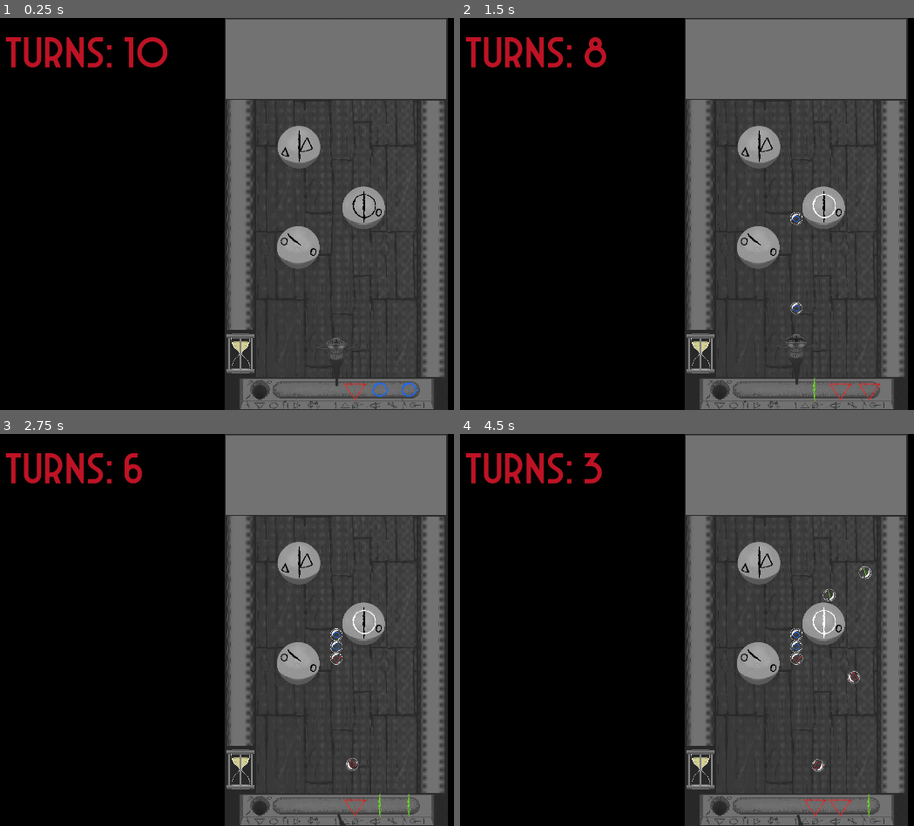
Above: before the commit, frames 1-4 (two rows, left to right).
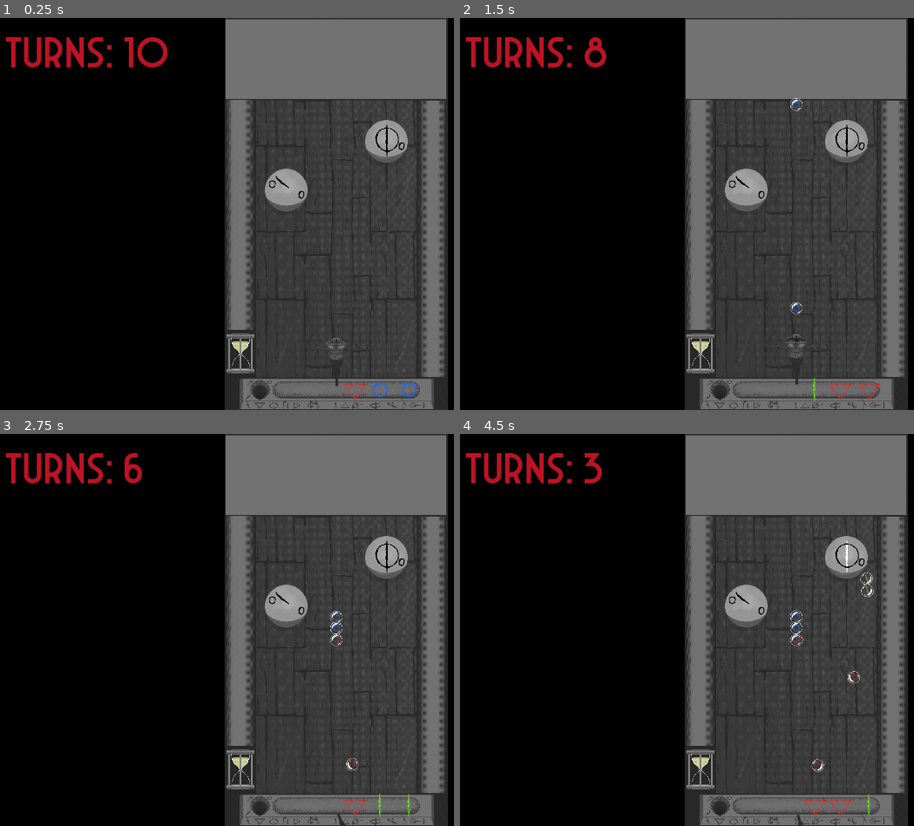
Above: after the commit, the same moments.

Repository: colton-o/bubblemancer
Game: Godot game, scene res://Levels/Stage_1.tscn
Same seed, same stepped clock (60 frames per second), same inputs: the game is played once before the commit and once after it. Before the commit the project starts from res://Levels/main.tscn.
Inputs (mouse positions are in pixels of both pictures, inside the frame that each line leads up to):
- Up to frame 1 (0.25 s): no input
- Up to frame 2 (1.5 s): tap Enter at 0.5 s; move the mouse to (outside the picture) at 0.52 s; click (outside the picture) at 0.6 s; move the mouse to (655, 233) at 1.27 s; click (655, 233) at 1.35 s
- Up to frame 3 (2.75 s): tap Space at 2 s; move the mouse to (404, 543) at 2.02 s; hold A (x_rot_neg) from 2.03 s (still down); click (404, 543) at 2.3 s
- Up to frame 4 (4.5 s): move the mouse to (759, 708) at 2.77 s; release A (x_rot_neg) at 2.78 s; tap D (x_rot_pos) at 2.85 s; click (759, 708) at 3.05 s; move the mouse to (outside the picture) at 3.52 s; click (outside the picture) at 3.6 s; move the mouse to (587, 571) at 4.27 s; click (587, 571) at 4.35 s

The runs differ from the first frame. In frame 1, 3.8% of the frame differs, in the area x 58-90%, y 26-64%; in frame 2, 3.9%; in frame 3, 4.0%; in frame 4, 4.1%, in the area x 58-92%, y 26-64%.

Commit message:
level progression

Diff:
--- /dev/null
+++ b/Levels/Stage_1.tscn
@@ -0,0 +1,195 @@
+[gd_scene load_steps=26 format=3 uid="uid://gd8n11akhqei"]
+
+[ext_resource type="Script" path="res://Levels/manager.gd" id="1_0igco"]
+[ext_resource type="Script" path="res://Scripts/powers.gd" id="2_sld6f"]
+[ext_resource type="Texture2D" uid="uid://581d1araycw6" path="res://Sprites/Tabletop/playspace_rough.tga" id="3_l520u"]
+[ext_resource type="Script" path="res://Scripts/gun.gd" id="4_6vtma"]
+[ext_resource type="PackedScene" uid="uid://c4feeix6dhioc" path="res://Objects/Orb.tscn" id="5_lut0g"]
+[ext_resource type="AudioStream" uid="uid://yehyebxgjd6k" path="res://Audio/SFX/Bubble/bubble-shot-1.wav" id="6_ypip8"]
+[ext_resource type="AudioStream" uid="uid://d1b7tovm4m5hx" path="res://Audio/SFX/Bubble/bubble-shot-2.wav" id="7_0pdgg"]
+[ext_resource type="AudioStream" uid="uid://bj3h442xv5fwl" path="res://Audio/SFX/Bubble/bubble-shot-3.wav" id="8_d3uts"]
+[ext_resource type="Texture2D" uid="uid://bn1gp2pehi0me" path="res://Sprites/Pipe/bubble_pipe_shoot.tga" id="9_7ir28"]
+[ext_resource type="Texture2D" uid="uid://dbadu0ki6ebp8" path="res://Sprites/Pipe/bubble_pipe_idle.tga" id="10_nkefk"]
+[ext_resource type="Script" path="res://Scripts/inventory.gd" id="11_igc0w"]
+[ext_resource type="Texture2D" uid="uid://dl8tlcd20crwu" path="res://Sprites/Bubble/bubble_circle_rune.tga" id="12_necci"]
+[ext_resource type="Texture2D" uid="uid://by1m5i0ar1f8c" path="res://Sprites/Bubble/bubble_stroke_rune.tga" id="13_pigi6"]
+[ext_resource type="Texture2D" uid="uid://dcadn0auhi4fv" path="res://Sprites/Bubble/bubble_tri_rune.tga" id="14_nymw6"]
+[ext_resource type="PackedScene" uid="uid://bai4q0ixrltg4" path="res://Objects/seal.tscn" id="15_iompg"]
+[ext_resource type="FontFile" uid="uid://cvfn2glm3782q" path="res://ArcaneNine-eZP1x.ttf" id="16_hgmf1"]
+
+[sub_resource type="WorldBoundaryShape2D" id="WorldBoundaryShape2D_cudwi"]
+normal = Vector2(1, 0)
+distance = 133.846
+
+[sub_resource type="AtlasTexture" id="AtlasTexture_lbgjd"]
+atlas = ExtResource("9_7ir28")
+region = Rect2(0, 0, 128, 128)
+
+[sub_resource type="AtlasTexture" id="AtlasTexture_emtxi"]
+atlas = ExtResource("9_7ir28")
+region = Rect2(128, 0, 128, 128)
+
+[sub_resource type="AtlasTexture" id="AtlasTexture_qvhje"]
+atlas = ExtResource("9_7ir28")
+region = Rect2(256, 0, 128, 128)
+
+[sub_resource type="AtlasTexture" id="AtlasTexture_2dhdk"]
+atlas = ExtResource("9_7ir28")
+region = Rect2(384, 0, 128, 128)
+
+[sub_resource type="AtlasTexture" id="AtlasTexture_1rgpq"]
+atlas = ExtResource("9_7ir28")
+region = Rect2(512, 0, 128, 128)
+
+[sub_resource type="AtlasTexture" id="AtlasTexture_51lt5"]
+atlas = ExtResource("9_7ir28")
+region = Rect2(640, 0, 128, 128)
+
+[sub_resource type="SpriteFrames" id="SpriteFrames_cdo7a"]
+animations = [{
+"frames": [{
+"duration": 1.0,
+"texture": SubResource("AtlasTexture_lbgjd")
+}, {
+"duration": 1.0,
+"texture": SubResource("AtlasTexture_emtxi")
+}, {
+"duration": 1.0,
+"texture": SubResource("AtlasTexture_qvhje")
+}, {
+"duration": 1.0,
+"texture": SubResource("AtlasTexture_2dhdk")
+}, {
+"duration": 1.0,
+"texture": SubResource("AtlasTexture_1rgpq")
+}, {
+"duration": 1.0,
+"texture": SubResource("AtlasTexture_51lt5")
+}],
+"loop": false,
+"name": &"Shoot",
+"speed": 20.0
+}, {
+"frames": [{
+"duration": 1.0,
+"texture": ExtResource("10_nkefk")
+}],
+"loop": false,
+"name": &"default",
+"speed": 5.0
+}]
+
+[sub_resource type="LabelSettings" id="LabelSettings_likt5"]
+font = ExtResource("16_hgmf1")
+font_size = 121
+font_color = Color(0.747831, 0.0693417, 0.140642, 1)
+outline_color = Color(0.627451, 0, 0, 1)
+shadow_size = 0
+shadow_color = Color(1, 1, 1, 0.2)
+shadow_offset = Vector2(0, 0)
+
+[node name="Root" type="Node2D"]
+script = ExtResource("1_0igco")
+target_score = 1
+level = 1
+
+[node name="PowerUps" type="Node2D" parent="."]
+script = ExtResource("2_sld6f")
+
+[node name="Border" type="Sprite2D" parent="."]
+scale = Vector2(0.57, 0.57)
+texture = ExtResource("3_l520u")
+
+[node name="walls" type="StaticBody2D" parent="Border"]
+
+[node name="CollisionShape2D" type="CollisionShape2D" parent="Border/walls"]
+position = Vector2(-900, 0)
+scale = Vector2(3.9, 3.9)
+shape = SubResource("WorldBoundaryShape2D_cudwi")
+
+[node name="CollisionShape2D2" type="CollisionShape2D" parent="Border/walls"]
+position = Vector2(900, 0)
+rotation = -3.14159
+scale = Vector2(3.9, 3.9)
+shape = SubResource("WorldBoundaryShape2D_cudwi")
+
+[node name="CollisionShape2D3" type="CollisionShape2D" parent="Border/walls"]
+position = Vector2(0, -1078.48)
+rotation = 1.5708
+scale = Vector2(3.9, 3.9)
+shape = SubResource("WorldBoundaryShape2D_cudwi")
+
+[node name="CollisionShape2D4" type="CollisionShape2D" parent="Border/walls"]
+position = Vector2(0, 1326.69)
+rotation = -1.5708
+scale = Vector2(3.9, 3.9)
+shape = SubResource("WorldBoundaryShape2D_cudwi")
+
+[node name="Camera2D" type="Camera2D" parent="."]
+
+[node name="Gun" type="Node2D" parent="."]
+position = Vector2(0, 489.805)
+scale = Vector2(1, 0.571)
+script = ExtResource("4_6vtma")
+ORB = ExtResource("5_lut0g")
+shoot_fx = Array[AudioStream]([ExtResource("6_ypip8"), ExtResource("7_0pdgg"), ExtResource("8_d3uts")])
+
+[node name="Muzzle" type="Node2D" parent="Gun"]
+position = Vector2(0, -250.13)
+
+[node name="Sprite" type="AnimatedSprite2D" parent="Gun"]
+position = Vector2(0, -163.515)
+rotation = 3.14159
+scale = Vector2(2.5, 2.5)
+sprite_frames = SubResource("SpriteFrames_cdo7a")
+animation = &"Shoot"
+
+[node name="Inventory" type="Node2D" parent="."]
+self_modulate = Color(0.195545, 0.195545, 0.195545, 1)
+script = ExtResource("11_igc0w")
+rune_tex = [ExtResource("12_necci"), ExtResource("13_pigi6"), ExtResource("14_nymw6")]
+
+[node name="Rune_03" type="Sprite2D" parent="Inventory"]
+position = Vector2(200, 483)
+scale = Vector2(2, 2)
+texture = ExtResource("12_necci")
+hframes = 5
+
+[node name="Rune_02" type="Sprite2D" parent="Inventory"]
+position = Vector2(120, 483)
+scale = Vector2(2, 2)
+texture = ExtResource("13_pigi6")
+hframes = 5
+
+[node name="Rune_01" type="Sprite2D" parent="Inventory"]
+position = Vector2(50, 483)
+scale = Vector2(2, 2)
+texture = ExtResource("14_nymw6")
+hframes = 5
+
+[node name="Seal" parent="." instance=ExtResource("15_iompg")]
+position = Vector2(138, -200)
+scale = Vector2(0.5, 0.5)
+
+[node name="Seal2" parent="." instance=ExtResource("15_iompg")]
+position = Vector2(-138, -66)
+scale = Vector2(0.5, 0.5)
+
+[node name="UI" type="Control" parent="."]
+layout_mode = 3
+anchors_preset = 0
+offset_right = 40.0
+offset_bottom = 40.0
+
+[node name="Turn" type="Label" parent="UI"]
+layout_mode = 0
+offset_left = -916.0
+offset_top = -517.0
+offset_right = -499.0
+offset_bottom = -243.0
+text = "Turns"
+label_settings = SubResource("LabelSettings_likt5")
+
+[node name="SFX" type="AudioStreamPlayer" parent="."]
+
+[node name="Music" type="AudioStreamPlayer" parent="."]
--- a/Levels/main.tscn
+++ b/Levels/Stage_2.tscn
@@ -1,47 +1,48 @@
-[gd_scene load_steps=25 format=3 uid="uid://gd8n11akhqei"]
-
-[ext_resource type="Texture2D" uid="uid://581d1araycw6" path="res://Sprites/Tabletop/playspace_rough.tga" id="1_g5rbs"]
-[ext_resource type="Texture2D" uid="uid://dbadu0ki6ebp8" path="res://Sprites/Pipe/bubble_pipe_idle.tga" id="2_kqyoi"]
-[ext_resource type="Script" path="res://Scripts/gun.gd" id="3_txmbr"]
-[ext_resource type="PackedScene" uid="uid://c4feeix6dhioc" path="res://Objects/Orb.tscn" id="4_40082"]
-[ext_resource type="Texture2D" uid="uid://bn1gp2pehi0me" path="res://Sprites/Pipe/bubble_pipe_shoot.tga" id="4_rp1po"]
-[ext_resource type="AudioStream" uid="uid://yehyebxgjd6k" path="res://Audio/SFX/Bubble/bubble-shot-1.wav" id="5_n04h5"]
-[ext_resource type="AudioStream" uid="uid://d1b7tovm4m5hx" path="res://Audio/SFX/Bubble/bubble-shot-2.wav" id="6_7uka3"]
-[ext_resource type="AudioStream" uid="uid://bj3h442xv5fwl" path="res://Audio/SFX/Bubble/bubble-shot-3.wav" id="7_cjfmm"]
-[ext_resource type="Texture2D" uid="uid://dl8tlcd20crwu" path="res://Sprites/Bubble/bubble_circle_rune.tga" id="7_g5ltj"]
-[ext_resource type="Script" path="res://Scripts/inventory.gd" id="7_wgrqd"]
-[ext_resource type="Texture2D" uid="uid://by1m5i0ar1f8c" path="res://Sprites/Bubble/bubble_stroke_rune.tga" id="8_ighqw"]
-[ext_resource type="Texture2D" uid="uid://dcadn0auhi4fv" path="res://Sprites/Bubble/bubble_tri_rune.tga" id="9_s28a7"]
-[ext_resource type="PackedScene" uid="uid://bai4q0ixrltg4" path="res://Objects/seal.tscn" id="10_nturx"]
-[ext_resource type="Script" path="res://Scripts/powers.gd" id="12_84lc0"]
-[ext_resource type="FontFile" uid="uid://cvfn2glm3782q" path="res://ArcaneNine-eZP1x.ttf" id="12_dxd6t"]
+[gd_scene load_steps=26 format=3 uid="uid://vrjb2vsqy18t"]
+
+[ext_resource type="Script" path="res://Levels/manager.gd" id="1_1l132"]
+[ext_resource type="Script" path="res://Scripts/powers.gd" id="2_jxcbm"]
+[ext_resource type="Texture2D" uid="uid://581d1araycw6" path="res://Sprites/Tabletop/playspace_rough.tga" id="3_wd4ed"]
+[ext_resource type="Script" path="res://Scripts/gun.gd" id="4_4nmt6"]
+[ext_resource type="PackedScene" uid="uid://c4feeix6dhioc" path="res://Objects/Orb.tscn" id="5_5673n"]
+[ext_resource type="AudioStream" uid="uid://yehyebxgjd6k" path="res://Audio/SFX/Bubble/bubble-shot-1.wav" id="6_nrpj6"]
+[ext_resource type="AudioStream" uid="uid://d1b7tovm4m5hx" path="res://Audio/SFX/Bubble/bubble-shot-2.wav" id="7_m6fhv"]
+[ext_resource type="AudioStream" uid="uid://bj3h442xv5fwl" path="res://Audio/SFX/Bubble/bubble-shot-3.wav" id="8_8u6dd"]
+[ext_resource type="Texture2D" uid="uid://bn1gp2pehi0me" path="res://Sprites/Pipe/bubble_pipe_shoot.tga" id="9_73bix"]
+[ext_resource type="Texture2D" uid="uid://dbadu0ki6ebp8" path="res://Sprites/Pipe/bubble_pipe_idle.tga" id="10_jiqhv"]
+[ext_resource type="Script" path="res://Scripts/inventory.gd" id="11_jqdul"]
+[ext_resource type="Texture2D" uid="uid://dl8tlcd20crwu" path="res://Sprites/Bubble/bubble_circle_rune.tga" id="12_3qfhh"]
+[ext_resource type="Texture2D" uid="uid://by1m5i0ar1f8c" path="res://Sprites/Bubble/bubble_stroke_rune.tga" id="13_jgsyl"]
+[ext_resource type="Texture2D" uid="uid://dcadn0auhi4fv" path="res://Sprites/Bubble/bubble_tri_rune.tga" id="14_wg8s2"]
+[ext_resource type="PackedScene" uid="uid://bai4q0ixrltg4" path="res://Objects/seal.tscn" id="15_ad6vf"]
+[ext_resource type="FontFile" uid="uid://cvfn2glm3782q" path="res://ArcaneNine-eZP1x.ttf" id="16_7caeh"]
 
 [sub_resource type="WorldBoundaryShape2D" id="WorldBoundaryShape2D_cudwi"]
 normal = Vector2(1, 0)
 distance = 133.846
 
 [sub_resource type="AtlasTexture" id="AtlasTexture_lbgjd"]
-atlas = ExtResource("4_rp1po")
+atlas = ExtResource("9_73bix")
 region = Rect2(0, 0, 128, 128)
 
 [sub_resource type="AtlasTexture" id="AtlasTexture_emtxi"]
-atlas = ExtResource("4_rp1po")
+atlas = ExtResource("9_73bix")
 region = Rect2(128, 0, 128, 128)
 
 [sub_resource type="AtlasTexture" id="AtlasTexture_qvhje"]
-atlas = ExtResource("4_rp1po")
+atlas = ExtResource("9_73bix")
 region = Rect2(256, 0, 128, 128)
 
 [sub_resource type="AtlasTexture" id="AtlasTexture_2dhdk"]
-atlas = ExtResource("4_rp1po")
+atlas = ExtResource("9_73bix")
 region = Rect2(384, 0, 128, 128)
 
 [sub_resource type="AtlasTexture" id="AtlasTexture_1rgpq"]
-atlas = ExtResource("4_rp1po")
+atlas = ExtResource("9_73bix")
 region = Rect2(512, 0, 128, 128)
 
 [sub_resource type="AtlasTexture" id="AtlasTexture_51lt5"]
-atlas = ExtResource("4_rp1po")
+atlas = ExtResource("9_73bix")
 region = Rect2(640, 0, 128, 128)
 
 [sub_resource type="SpriteFrames" id="SpriteFrames_cdo7a"]
@@ -88,13 +89,16 @@
 shadow_offset = Vector2(0, 0)
 
 [node name="Root" type="Node2D"]
+script = ExtResource("1_1l132")
+target_score = 2
+level = 2
 
 [node name="PowerUps" type="Node2D" parent="."]
-script = ExtResource("12_84lc0")
+script = ExtResource("2_jxcbm")
 
 [node name="Border" type="Sprite2D" parent="."]
 scale = Vector2(0.57, 0.57)
-texture = ExtResource("1_g5rbs")
+texture = ExtResource("3_wd4ed")
 
 [node name="walls" type="StaticBody2D" parent="Border"]
 
@@ -142,37 +146,41 @@
 
 [node name="Inventory" type="Node2D" parent="."]
 self_modulate = Color(0.195545, 0.195545, 0.195545, 1)
-script = ExtResource("7_wgrqd")
-rune_tex = [ExtResource("7_g5ltj"), ExtResource("8_ighqw"), ExtResource("9_s28a7")]
+script = ExtResource("11_jqdul")
+rune_tex = [ExtResource("12_3qfhh"), ExtResource("13_jgsyl"), ExtResource("14_wg8s2")]
 
 [node name="Rune_03" type="Sprite2D" parent="Inventory"]
 position = Vector2(200, 483)
 scale = Vector2(2, 2)
-texture = ExtResource("7_g5ltj")
+texture = ExtResource("12_3qfhh")
 hframes = 5
 
 [node name="Rune_02" type="Sprite2D" parent="Inventory"]
 position = Vector2(120, 483)
 scale = Vector2(2, 2)
-texture = ExtResource("8_ighqw")
+texture = ExtResource("13_jgsyl")
 hframes = 5
 
 [node name="Rune_01" type="Sprite2D" parent="Inventory"]
 position = Vector2(50, 483)
 scale = Vector2(2, 2)
-texture = ExtResource("9_s28a7")
+texture = ExtResource("14_wg8s2")
 hframes = 5
 
-[node name="Seal" parent="." instance=ExtResource("10_nturx")]
-position = Vector2(75, -17)
-scale = Vector2(0.5, 0.5)
-
-[node name="Seal2" parent="." instance=ExtResource("10_nturx")]
-position = Vector2(-105, 92)
-scale = Vector2(0.5, 0.5)
-
-[node name="Seal3" parent="." instance=ExtResource("10_nturx")]
-position = Vector2(-103, -184)
+[node name="Seal" parent="." instance=ExtResource("15_ad6vf")]
+position = Vector2(129, -227)
+scale = Vector2(0.5, 0.5)
+
+[node name="Seal2" parent="." instance=ExtResource("15_ad6vf")]
+position = Vector2(136, 35)
+scale = Vector2(0.5, 0.5)
+
+[node name="Seal3" parent="." instance=ExtResource("15_ad6vf")]
+position = Vector2(-139, -141)
+scale = Vector2(0.5, 0.5)
+
+[node name="Seal4" parent="." instance=ExtResource("15_ad6vf")]
+position = Vector2(-124, 146)
 scale = Vector2(0.5, 0.5)
 
 [node name="UI" type="Control" parent="."]
--- /dev/null
+++ b/Levels/manager.gd
@@ -0,0 +1,16 @@
+extends Node2D
+@export var target_score : int
+@export var level : int
+var current_score = 0
+
+# Called when the node enters the scene tree for the first time.
+func _ready() -> void:
+	pass # Replace with function body.
+
+
+# Called every frame. 'delta' is the elapsed time since the previous frame.
+func _process(delta: float) -> void:
+	if(current_score == target_score):
+		var scene = "res://Levels/Stage_%s.tscn" % (level+1)
+		await get_tree().create_timer(2).timeout
+		get_tree().change_scene_to_file(scene)
--- a/Scripts/seal.gd
+++ b/Scripts/seal.gd
@@ -69,5 +69,5 @@
 
 func _breakSeal() -> void:
 	print("Seal Broken")
-
+	$"..".current_score += 1
 	$AnimatedSprite2D.play("death")
--- a/project.godot
+++ b/project.godot
@@ -11,7 +11,7 @@
 [application]
 
 config/name="bubblemancer"
-run/main_scene="res://Levels/main.tscn"
+run/main_scene="res://Levels/Stage_1.tscn"
 config/features=PackedStringArray("4.3", "Forward Plus")
 config/icon="res://icon.svg"
 
Not shown: 3 places in Levels/Stage_2.tscn that only renumber resources
